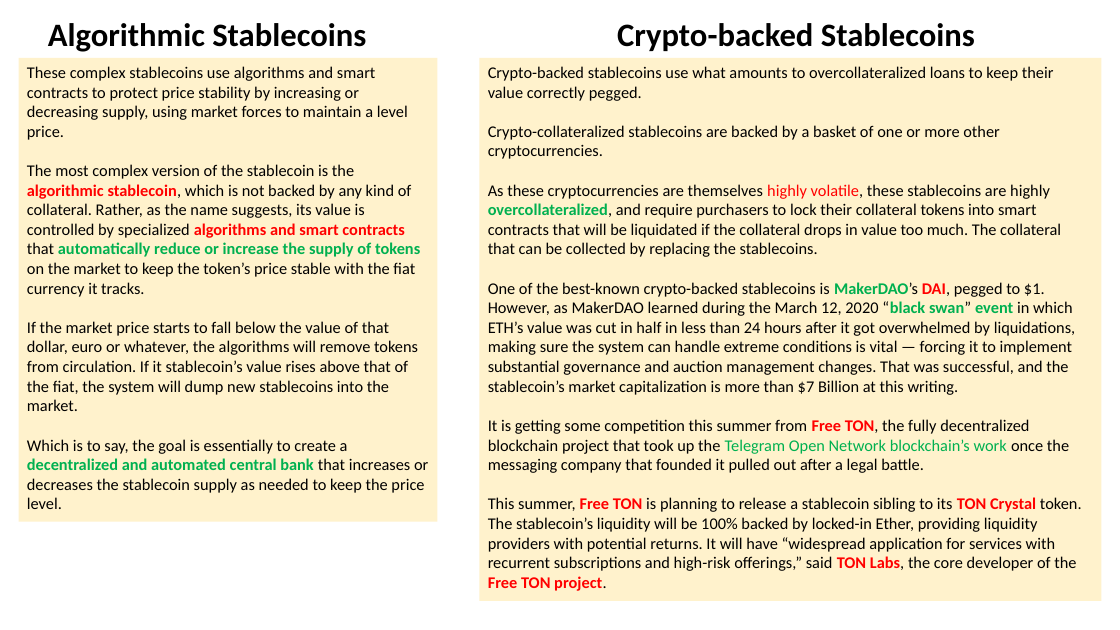
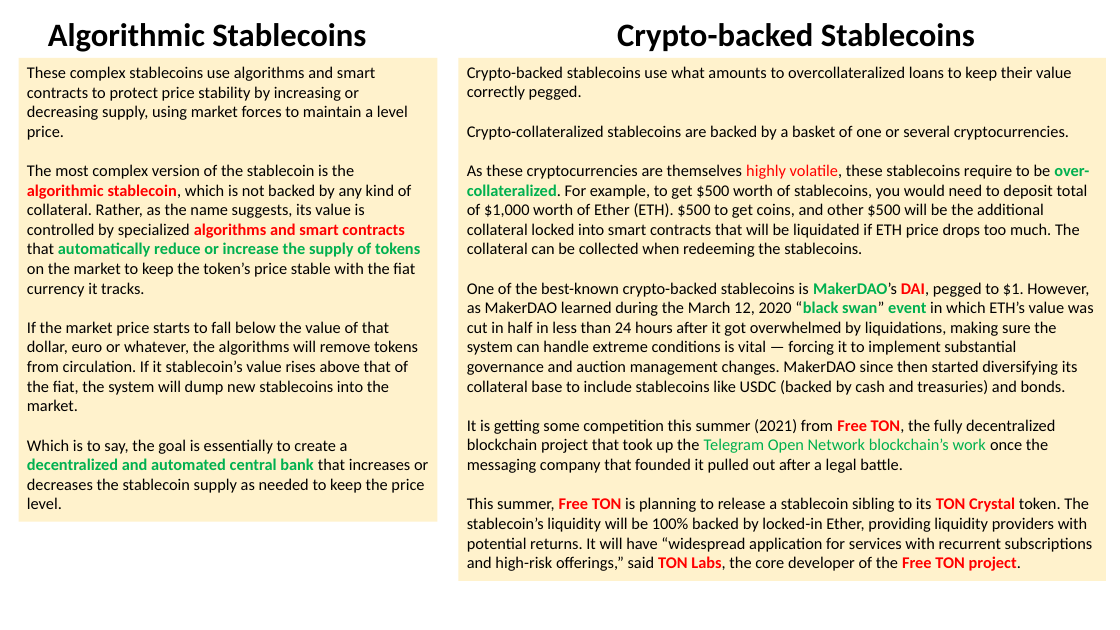
Before and after one commit to lselector/crypto, a slide deck: slide 8 of crypto_04_stable_coins.pptx. Drawn at 1120x630 pixels with LibreOffice and Linux fonts; fonts in the diff are those of the drawing. Boxes give left, top, right and bottom in pixels: in the first picture for what was removed or moved away, otherwise in the second. Text is boxed around its words. In the diff, an @@ line names an element or a change of style, - is before the commit and + after.

Commit message:
update

```diff
--- a/crypto_04_stable_coins.pptx
+++ b/crypto_04_stable_coins.pptx
@@ rectangle "Crypto-backed stablecoins use what amounts ...": place and size @@
-rectangle "Crypto-backed stablecoins use what amounts ..." at bbox=[480, 58, 1102, 601]
+rectangle "Crypto-backed stablecoins use what amounts ..." at bbox=[459, 58, 1107, 581]
@@ text in rectangle at bbox=[467, 164, 1094, 473]: text changed @@
-Crypto-collateralized stablecoins are backed by a basket of one or more other cryptocurrencies.
-As these cryptocurrencies are themselves highly volatile, these stablecoins are highly overcollateralized, and require purchasers to lock their collateral tokens into smart contracts that will be liquidated if the collateral drops in value too much. The collateral that can be collected by replacing the stablecoins.
-One of the best-known crypto-backed stablecoins is MakerDAO’s DAI, pegged to $1. However, as MakerDAO learned during the March 12, 2020 “black swan” event in which ETH’s value was cut in half in less than 24 hours after it got overwhelmed by liquidations, making sure the system can handle extreme conditions is vital — forcing it to implement substantial governance and auction management changes. That was successful, and the stablecoin’s market capitalization is more than $7 Billion at this writing.
-It is getting some competition this summer from Free TON, the fully decentralized blockchain project that took up the Telegram Open Network blockchain’s work once the messaging company that founded it pulled out after a legal battle.
+Crypto-collateralized stablecoins are backed by a basket of one or several cryptocurrencies.
+As these cryptocurrencies are themselves highly volatile, these stablecoins require to be over-collateralized. For example, to get $500 worth of stablecoins, you would need to deposit total of $1,000 worth of Ether (ETH). $500 to get coins, and other $500 will be the additional collateral locked into smart contracts that will be liquidated if ETH price drops too much. The collateral can be collected when redeeming the stablecoins.
+One of the best-known crypto-backed stablecoins is MakerDAO’s DAI, pegged to $1. However, as MakerDAO learned during the March 12, 2020 “black swan” event in which ETH’s value was cut in half in less than 24 hours after it got overwhelmed by liquidations, making sure the system can handle extreme conditions is vital — forcing it to implement substantial governance and auction management changes. MakerDAO since then started diversifying its collateral base to include stablecoins like USDC (backed by cash and treasuries) and bonds.
+It is getting some competition this summer (2021) from Free TON, the fully decentralized blockchain project that took up the Telegram Open Network blockchain’s work once the messaging company that founded it pulled out after a legal battle.
```
Also in this commit, not shown: 4 other slides changed, 5 slides added, 1 slide removed.
